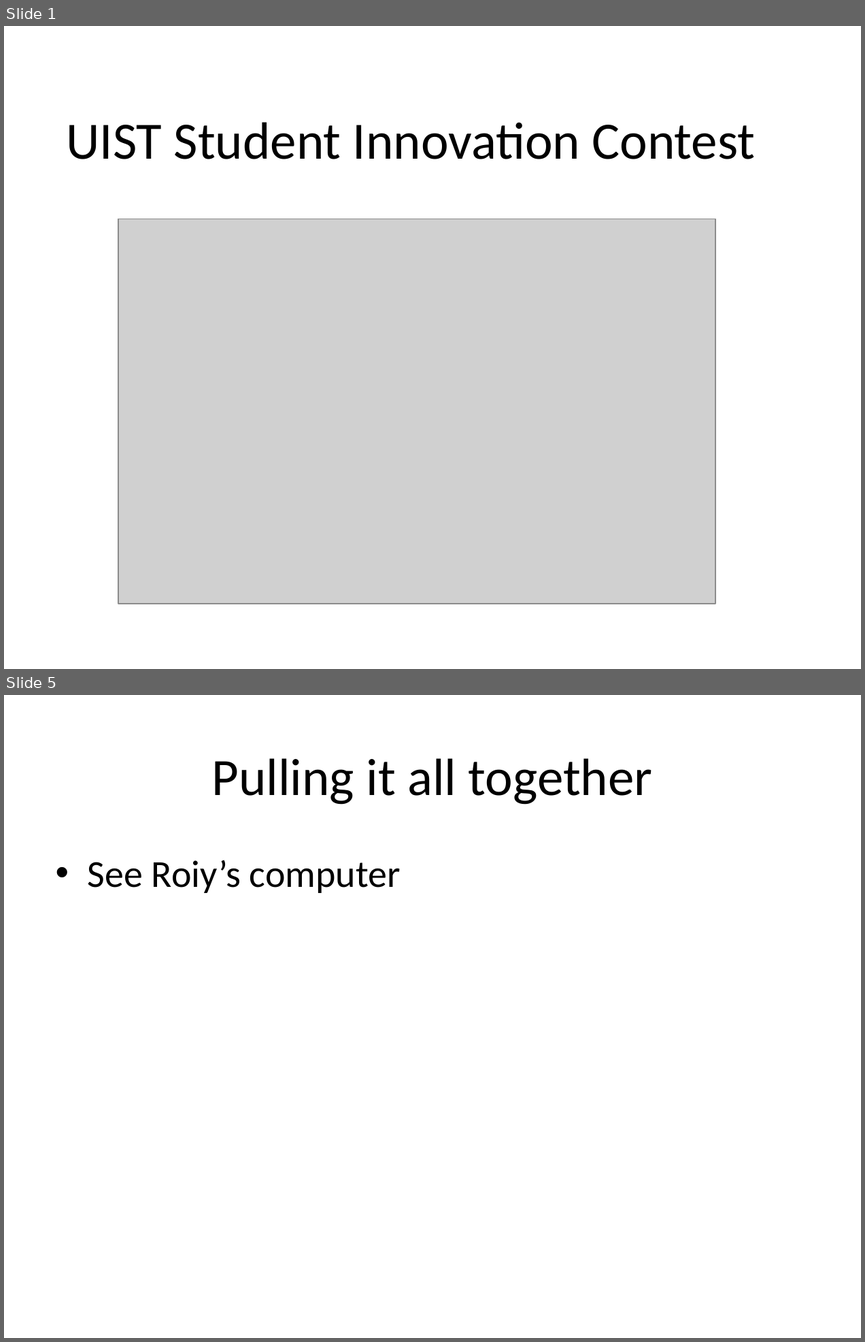
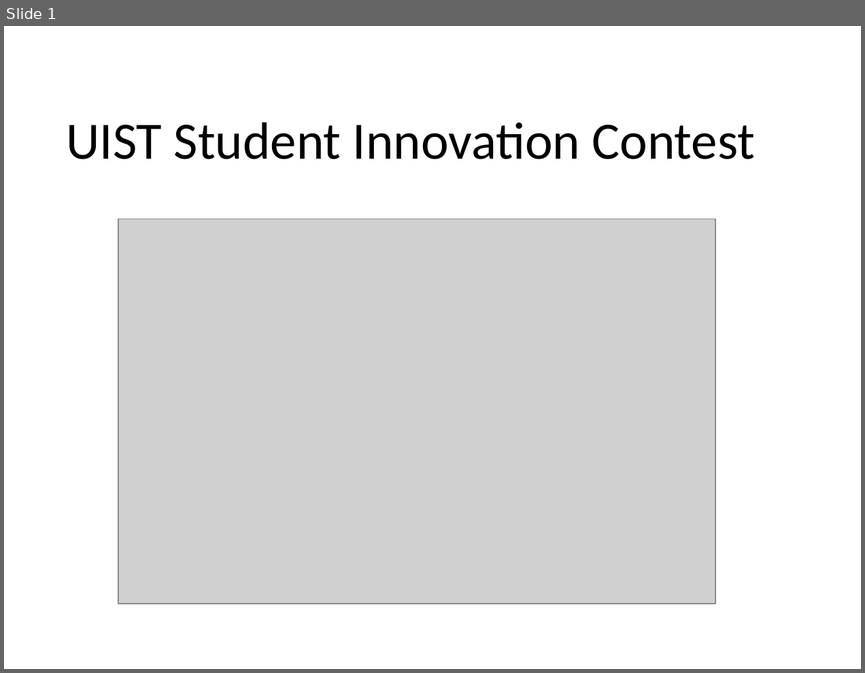
Before and after one commit to hcilab-um/UIST-2012-SIC, a slide deck: September 11 Presentation.pptx. Shown one above the other, each under a label of ours: slides 1 and 5 before the commit, slide 1 after it; the slides between them are not shown. The pictures are 865x1342 and 865x673 pixels, drawn with LibreOffice and Linux fonts; fonts in the diff are those of the drawing; grey boxes stand for pictures. Boxes give left, top, right and bottom in pixels: in the first picture for what was removed or moved away, otherwise in the second. Text is boxed around its words. In the diff, an @@ line names an element or a change of style, - is before the commit and + after.

```diff
--- a/September 11 Presentation.pptx
+++ b/September 11 Presentation.pptx
@@ slide 5 removed at box(4, 695, 861, 1338), background #FFFFFF @@
@@ title removed at box(211, 758, 652, 804) @@
-Pulling it all together
@@ text removed at box(88, 860, 400, 893) @@
-• See Roiy’s computer
```
Also in this commit, not shown: 2 slides changed, 2 slides added, 1 other slide removed.
